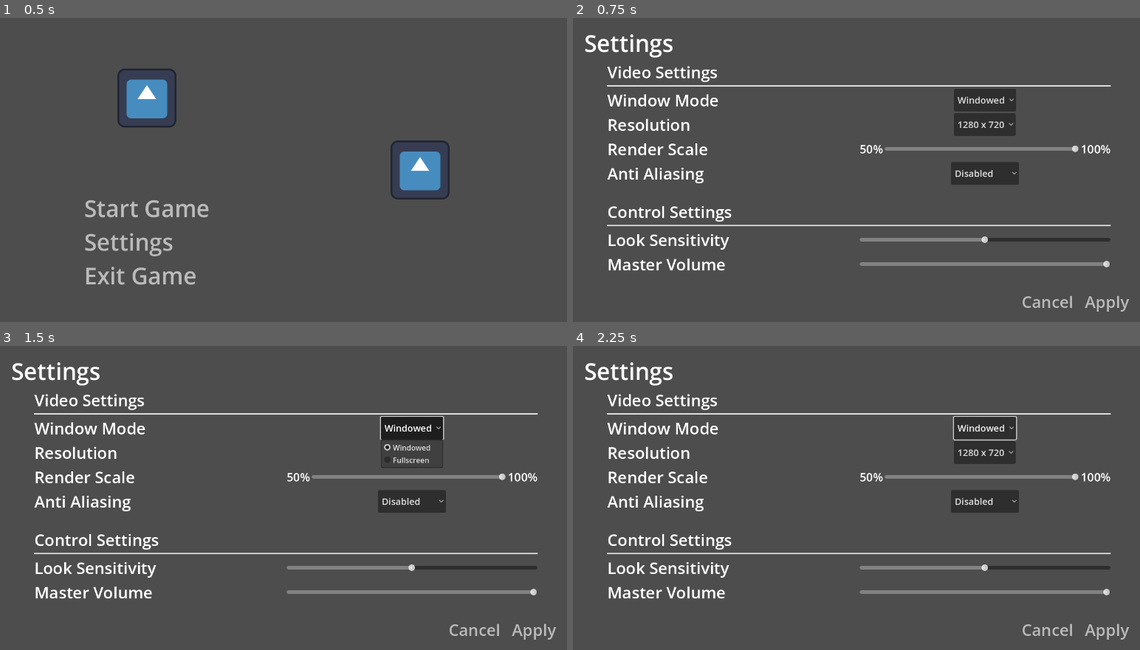
Above: before the commit, frames 1-4 (two rows, left to right).
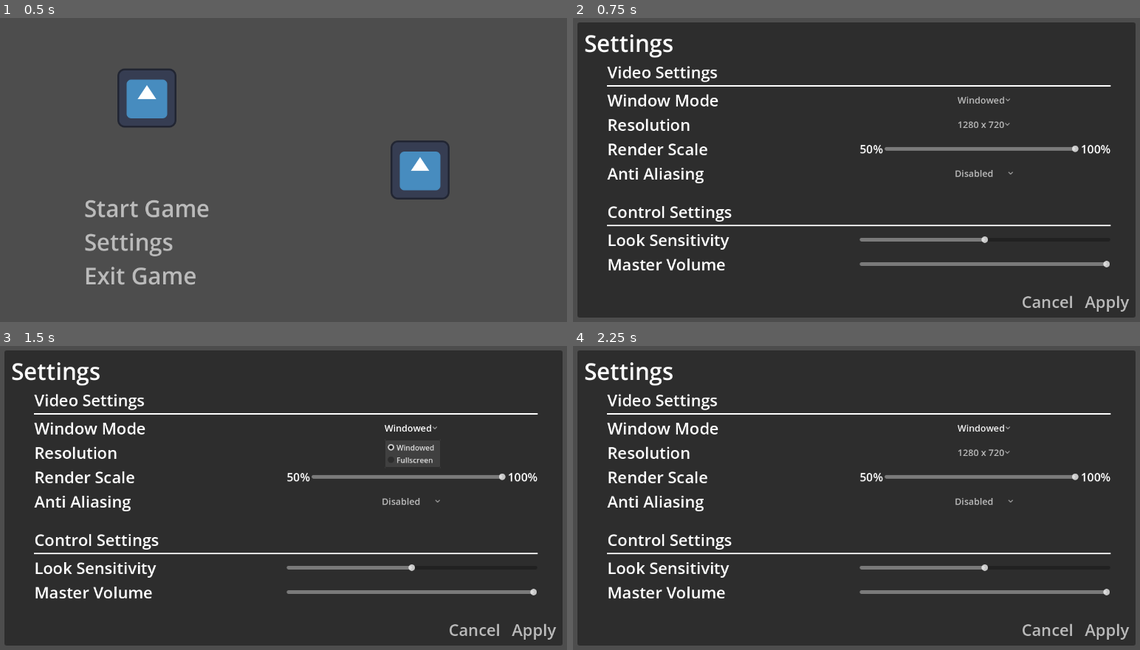
Above: after the commit, the same moments.

Repository: MichaelOdermatt/BasicGameTemplate
Game: Godot game, scene res://Assets/Scenes/TitleScreen.tscn
Same seed, same stepped clock (60 frames per second), same inputs: the game is played once before the commit and once after it. This scene is started directly instead of the project's main scene. The engine's default icon, where the game draws it, is replaced by a stand-in: a white triangle on a blue panel in a dark square.
Inputs:
- Up to frame 1 (0.5 s): no input
- Up to frame 2 (0.75 s): click "Settings" at 0.5 s
- Up to frame 3 (1.5 s): click "Windowed" at 1.25 s
- Up to frame 4 (2.25 s): click "1280 x 720" at 2 s

Frame 1 is identical in both runs. In frame 2, 88% of the frame differs, in the area x 0-100%, y 1-99%; in frame 3, 88%; in frame 4, 88%.

Commit message:
Added pause menu panel

Diff:
--- a/Assets/Scenes/Level1.tscn
+++ b/Assets/Scenes/Level1.tscn
@@ -1,6 +1,7 @@
-[gd_scene load_steps=6 format=3 uid="uid://bqt4p0p1afhyl"]
+[gd_scene load_steps=7 format=3 uid="uid://bqt4p0p1afhyl"]
 
 [ext_resource type="PackedScene" uid="uid://x0bvv5xlt1xx" path="res://Assets/Scenes/Player.tscn" id="1_xrqkf"]
+[ext_resource type="PackedScene" uid="uid://bn6exbnsy5wmc" path="res://Assets/Scenes/Menus/PauseMenu/PauseMenu.tscn" id="2_n08e7"]
 
 [sub_resource type="Environment" id="Environment_ff720"]
 
@@ -34,3 +35,5 @@
 
 [node name="MeshInstance3D" type="MeshInstance3D" parent="StaticBody3D(alsodelete)"]
 mesh = SubResource("BoxMesh_nd3jm")
+
+[node name="PauseMenu" parent="." instance=ExtResource("2_n08e7")]
--- a/Assets/Scenes/Menus/MainMenu/MainMenu.tscn
+++ b/Assets/Scenes/Menus/MainMenu/MainMenu.tscn
@@ -1,12 +1,7 @@
-[gd_scene load_steps=5 format=3 uid="uid://c56nip0c3imtv"]
+[gd_scene load_steps=3 format=3 uid="uid://c56nip0c3imtv"]
 
 [ext_resource type="Texture2D" uid="uid://dl3ran8fuq8j5" path="res://icon.svg" id="1_5s2r5"]
-
-[sub_resource type="StyleBoxEmpty" id="StyleBoxEmpty_p5380"]
-
-[sub_resource type="StyleBoxEmpty" id="StyleBoxEmpty_rlyjr"]
-
-[sub_resource type="StyleBoxEmpty" id="StyleBoxEmpty_b8o1d"]
+[ext_resource type="Theme" uid="uid://cv03kaqa62u25" path="res://Assets/Themes/MenuTheme.tres" id="2_cdgar"]
 
 [node name="MainMenu" type="Control"]
 layout_mode = 3
@@ -42,37 +37,22 @@
 
 [node name="StartGame" type="Button" parent="HBoxContainer/VBoxContainer/VBoxContainer"]
 layout_mode = 2
-theme_override_colors/font_color = Color(0.733333, 0.733333, 0.733333, 1)
+theme = ExtResource("2_cdgar")
 theme_override_font_sizes/font_size = 50
-theme_override_styles/normal = SubResource("StyleBoxEmpty_p5380")
-theme_override_styles/hover = SubResource("StyleBoxEmpty_p5380")
-theme_override_styles/pressed = SubResource("StyleBoxEmpty_p5380")
-theme_override_styles/disabled = SubResource("StyleBoxEmpty_p5380")
-theme_override_styles/focus = SubResource("StyleBoxEmpty_p5380")
 text = "Start Game"
 alignment = 0
 
 [node name="Settings" type="Button" parent="HBoxContainer/VBoxContainer/VBoxContainer"]
 layout_mode = 2
-theme_override_colors/font_color = Color(0.733333, 0.733333, 0.733333, 1)
+theme = ExtResource("2_cdgar")
 theme_override_font_sizes/font_size = 50
-theme_override_styles/normal = SubResource("StyleBoxEmpty_rlyjr")
-theme_override_styles/hover = SubResource("StyleBoxEmpty_rlyjr")
-theme_override_styles/pressed = SubResource("StyleBoxEmpty_rlyjr")
-theme_override_styles/disabled = SubResource("StyleBoxEmpty_rlyjr")
-theme_override_styles/focus = SubResource("StyleBoxEmpty_rlyjr")
 text = "Settings"
 alignment = 0
 
 [node name="ExitGame" type="Button" parent="HBoxContainer/VBoxContainer/VBoxContainer"]
 layout_mode = 2
-theme_override_colors/font_color = Color(0.733333, 0.733333, 0.733333, 1)
+theme = ExtResource("2_cdgar")
 theme_override_font_sizes/font_size = 50
-theme_override_styles/normal = SubResource("StyleBoxEmpty_b8o1d")
-theme_override_styles/hover = SubResource("StyleBoxEmpty_b8o1d")
-theme_override_styles/pressed = SubResource("StyleBoxEmpty_b8o1d")
-theme_override_styles/disabled = SubResource("StyleBoxEmpty_b8o1d")
-theme_override_styles/focus = SubResource("StyleBoxEmpty_b8o1d")
 text = "Exit Game"
 alignment = 0
 
--- /dev/null
+++ b/Assets/Scenes/Menus/PauseMenu/PauseMenu.tscn
@@ -0,0 +1,25 @@
+[gd_scene load_steps=4 format=3 uid="uid://bn6exbnsy5wmc"]
+
+[ext_resource type="PackedScene" uid="uid://cu1u47how3mx0" path="res://Assets/Scenes/Menus/SettingsMenu.tscn" id="1_6ihg8"]
+[ext_resource type="PackedScene" uid="uid://ns45imr8o6r6" path="res://Assets/Scenes/Menus/PauseMenu/PauseMenuPanel.tscn" id="1_akmxf"]
+[ext_resource type="Script" path="res://Assets/Scripts/Menus/PauseMenu/PauseMenu.gd" id="1_kf8nb"]
+
+[node name="PauseMenu" type="MarginContainer"]
+anchors_preset = 15
+anchor_right = 1.0
+anchor_bottom = 1.0
+grow_horizontal = 2
+grow_vertical = 2
+theme_override_constants/margin_left = 50
+theme_override_constants/margin_top = 50
+theme_override_constants/margin_right = 50
+theme_override_constants/margin_bottom = 50
+script = ExtResource("1_kf8nb")
+
+[node name="SettingsMenu" parent="." instance=ExtResource("1_6ihg8")]
+visible = false
+layout_mode = 2
+
+[node name="PauseMenuPanel" parent="." instance=ExtResource("1_akmxf")]
+visible = false
+layout_mode = 2
--- /dev/null
+++ b/Assets/Scenes/Menus/PauseMenu/PauseMenuPanel.tscn
@@ -0,0 +1,66 @@
+[gd_scene load_steps=3 format=3 uid="uid://ns45imr8o6r6"]
+
+[ext_resource type="Theme" uid="uid://cv03kaqa62u25" path="res://Assets/Themes/MenuTheme.tres" id="1_6or6p"]
+[ext_resource type="Script" path="res://Assets/Scripts/Menus/PauseMenuPanel.gd" id="1_ume8l"]
+
+[node name="PauseMenuPanel" type="Control"]
+layout_mode = 3
+anchors_preset = 15
+anchor_right = 1.0
+anchor_bottom = 1.0
+grow_horizontal = 2
+grow_vertical = 2
+script = ExtResource("1_ume8l")
+
+[node name="CenterContainer" type="CenterContainer" parent="."]
+layout_mode = 1
+anchors_preset = 15
+anchor_right = 1.0
+anchor_bottom = 1.0
+grow_horizontal = 2
+grow_vertical = 2
+
+[node name="Panel" type="PanelContainer" parent="CenterContainer"]
+layout_mode = 2
+theme = ExtResource("1_6or6p")
+
+[node name="VBoxContainer" type="VBoxContainer" parent="CenterContainer/Panel"]
+layout_mode = 2
+
+[node name="MarginContainer" type="MarginContainer" parent="CenterContainer/Panel/VBoxContainer"]
+layout_mode = 2
+theme_override_constants/margin_bottom = 10
+
+[node name="Label" type="Label" parent="CenterContainer/Panel/VBoxContainer/MarginContainer"]
+layout_mode = 2
+theme = ExtResource("1_6or6p")
+theme_override_font_sizes/font_size = 50
+text = "Paused"
+horizontal_alignment = 1
+
+[node name="VBoxContainer" type="VBoxContainer" parent="CenterContainer/Panel/VBoxContainer"]
+layout_mode = 2
+
+[node name="Resume" type="Button" parent="CenterContainer/Panel/VBoxContainer/VBoxContainer"]
+layout_mode = 2
+theme = ExtResource("1_6or6p")
+theme_override_font_sizes/font_size = 40
+text = "Resume"
+
+[node name="Settings" type="Button" parent="CenterContainer/Panel/VBoxContainer/VBoxContainer"]
+layout_mode = 2
+theme = ExtResource("1_6or6p")
+theme_override_font_sizes/font_size = 40
+text = "Settings"
+
+[node name="TitleScreen" type="Button" parent="CenterContainer/Panel/VBoxContainer/VBoxContainer"]
+layout_mode = 2
+theme = ExtResource("1_6or6p")
+theme_override_font_sizes/font_size = 40
+text = "Title Screen"
+
+[node name="ExitGame" type="Button" parent="CenterContainer/Panel/VBoxContainer/VBoxContainer"]
+layout_mode = 2
+theme = ExtResource("1_6or6p")
+theme_override_font_sizes/font_size = 40
+text = "Exit Game"
--- a/Assets/Scenes/Menus/SettingsMenu.tscn
+++ b/Assets/Scenes/Menus/SettingsMenu.tscn
@@ -1,33 +1,23 @@
-[gd_scene load_steps=4 format=3 uid="uid://cu1u47how3mx0"]
-
-[sub_resource type="StyleBoxLine" id="StyleBoxLine_urfyb"]
-color = Color(0.866667, 0.866667, 0.866667, 1)
-thickness = 3
-
-[sub_resource type="StyleBoxLine" id="StyleBoxLine_l5khv"]
-color = Color(0.866667, 0.866667, 0.866667, 1)
-thickness = 3
-
-[sub_resource type="StyleBoxEmpty" id="StyleBoxEmpty_w7knb"]
-
-[node name="SettingsMenu" type="Control"]
-layout_mode = 3
+[gd_scene load_steps=3 format=3 uid="uid://cu1u47how3mx0"]
+
+[ext_resource type="Theme" uid="uid://cv03kaqa62u25" path="res://Assets/Themes/MenuTheme.tres" id="1_782ts"]
+[ext_resource type="Script" path="res://Assets/Scripts/Menus/SettingsMenu/SettingsMenu.gd" id="2_fibma"]
+
+[node name="SettingsMenu" type="PanelContainer"]
 anchors_preset = 15
 anchor_right = 1.0
 anchor_bottom = 1.0
 grow_horizontal = 2
 grow_vertical = 2
+theme = ExtResource("1_782ts")
+script = ExtResource("2_fibma")
 
 [node name="VBoxContainer" type="VBoxContainer" parent="."]
-layout_mode = 1
-anchors_preset = 15
-anchor_right = 1.0
-anchor_bottom = 1.0
-grow_horizontal = 2
-grow_vertical = 2
+layout_mode = 2
 
 [node name="Label" type="Label" parent="VBoxContainer"]
 layout_mode = 2
+theme = ExtResource("1_782ts")
 theme_override_font_sizes/font_size = 50
 text = "Settings"
 
@@ -54,12 +44,13 @@
 
 [node name="Label" type="Label" parent="VBoxContainer/Settings/MarginContainer/VBoxContainer/VideoSettings/VBoxContainer"]
 layout_mode = 2
+theme = ExtResource("1_782ts")
 theme_override_font_sizes/font_size = 35
 text = "Video Settings"
 
 [node name="HSeparator2" type="HSeparator" parent="VBoxContainer/Settings/MarginContainer/VBoxContainer/VideoSettings/VBoxContainer"]
 layout_mode = 2
-theme_override_styles/separator = SubResource("StyleBoxLine_urfyb")
+theme = ExtResource("1_782ts")
 
 [node name="WindowMode" type="HBoxContainer" parent="VBoxContainer/Settings/MarginContainer/VBoxContainer/VideoSettings/VBoxContainer"]
 layout_mode = 2
@@ -67,12 +58,14 @@
 [node name="Label" type="Label" parent="VBoxContainer/Settings/MarginContainer/VBoxContainer/VideoSettings/VBoxContainer/WindowMode"]
 layout_mode = 2
 size_flags_horizontal = 3
+theme = ExtResource("1_782ts")
 theme_override_font_sizes/font_size = 35
 text = "Window Mode"
 
 [node name="WindowModeOptions" type="OptionButton" parent="VBoxContainer/Settings/MarginContainer/VBoxContainer/VideoSettings/VBoxContainer/WindowMode"]
 layout_mode = 2
 size_flags_horizontal = 6
+theme = ExtResource("1_782ts")
 theme_override_font_sizes/font_size = 20
 
 [node name="Resolution" type="HBoxContainer" parent="VBoxContainer/Settings/MarginContainer/VBoxContainer/VideoSettings/VBoxContainer"]
@@ -81,12 +74,14 @@
 [node name="Label" type="Label" parent="VBoxContainer/Settings/MarginContainer/VBoxContainer/VideoSettings/VBoxContainer/Resolution"]
 layout_mode = 2
 size_flags_horizontal = 3
+theme = ExtResource("1_782ts")
 theme_override_font_sizes/font_size = 35
 text = "Resolution"
 
 [node name="ResolutionOptions" type="OptionButton" parent="VBoxContainer/Settings/MarginContainer/VBoxContainer/VideoSettings/VBoxContainer/Resolution"]
 layout_mode = 2
 size_flags_horizontal = 6
+theme = ExtResource("1_782ts")
 theme_override_font_sizes/font_size = 20
 
 [node name="RenderScale" type="HBoxContainer" parent="VBoxContainer/Settings/MarginContainer/VBoxContainer/VideoSettings/VBoxContainer"]
@@ -95,6 +90,7 @@
 [node name="Label" type="Label" parent="VBoxContainer/Settings/MarginContainer/VBoxContainer/VideoSettings/VBoxContainer/RenderScale"]
 layout_mode = 2
 size_flags_horizontal = 3
+theme = ExtResource("1_782ts")
 theme_override_font_sizes/font_size = 35
 text = "Render Scale"
 
@@ -104,6 +100,7 @@
 
 [node name="Label2" type="Label" parent="VBoxContainer/Settings/MarginContainer/VBoxContainer/VideoSettings/VBoxContainer/RenderScale/HBoxContainer"]
 layout_mode = 2
+theme = ExtResource("1_782ts")
 theme_override_font_sizes/font_size = 25
 text = "50%"
 
@@ -111,6 +108,7 @@
 layout_mode = 2
 size_flags_horizontal = 3
 size_flags_vertical = 1
+theme = ExtResource("1_782ts")
 min_value = 0.5
 max_value = 1.0
 step = 0.05
@@ -118,6 +116,7 @@
 
 [node name="Label" type="Label" parent="VBoxContainer/Settings/MarginContainer/VBoxContainer/VideoSettings/VBoxContainer/RenderScale/HBoxContainer"]
 layout_mode = 2
+theme = ExtResource("1_782ts")
 theme_override_font_sizes/font_size = 25
 text = "100%"
 
@@ -143,12 +142,13 @@
 
 [node name="Label2" type="Label" parent="VBoxContainer/Settings/MarginContainer/VBoxContainer/ControlSettings/VBoxContainer2"]
 layout_mode = 2
+theme = ExtResource("1_782ts")
 theme_override_font_sizes/font_size = 35
 text = "Control Settings"
 
 [node name="HSeparator" type="HSeparator" parent="VBoxContainer/Settings/MarginContainer/VBoxContainer/ControlSettings/VBoxContainer2"]
 layout_mode = 2
-theme_override_styles/separator = SubResource("StyleBoxLine_l5khv")
+theme = ExtResource("1_782ts")
 
 [node name="LookSensitivity" type="HBoxContainer" parent="VBoxContainer/Settings/MarginContainer/VBoxContainer/ControlSettings/VBoxContainer2"]
 layout_mode = 2
@@ -156,6 +156,7 @@
 [node name="Label" type="Label" parent="VBoxContainer/Settings/MarginContainer/VBoxContainer/ControlSettings/VBoxContainer2/LookSensitivity"]
 layout_mode = 2
 size_flags_horizontal = 3
+theme = ExtResource("1_782ts")
 theme_override_font_sizes/font_size = 35
 text = "Look Sensitivity"
 
@@ -163,6 +164,7 @@
 layout_mode = 2
 size_flags_horizontal = 3
 size_flags_vertical = 1
+theme = ExtResource("1_782ts")
 max_value = 1.0
 step = 0.01
 value = 0.5
@@ -173,6 +175,7 @@
 [node name="Label" type="Label" parent="VBoxContainer/Settings/MarginContainer/VBoxContainer/ControlSettings/VBoxContainer2/MasterVolume"]
 layout_mode = 2
 size_flags_horizontal = 3
+theme = ExtResource("1_782ts")
 theme_override_font_sizes/font_size = 35
 text = "Master Volume"
 
@@ -180,6 +183,7 @@
 layout_mode = 2
 size_flags_horizontal = 3
 size_flags_vertical = 1
+theme = ExtResource("1_782ts")
 max_value = 1.0
 step = 0.05
 value = 1.0
@@ -196,22 +200,12 @@
 
 [node name="Cancel" type="Button" parent="VBoxContainer/CancelAndApply/HBoxContainer"]
 layout_mode = 2
-theme_override_colors/font_color = Color(0.733333, 0.733333, 0.733333, 1)
-theme_override_font_sizes/font_size = 35
-theme_override_styles/normal = SubResource("StyleBoxEmpty_w7knb")
-theme_override_styles/hover = SubResource("StyleBoxEmpty_w7knb")
-theme_override_styles/pressed = SubResource("StyleBoxEmpty_w7knb")
-theme_override_styles/disabled = SubResource("StyleBoxEmpty_w7knb")
-theme_override_styles/focus = SubResource("StyleBoxEmpty_w7knb")
+theme = ExtResource("1_782ts")
+theme_override_font_sizes/font_size = 35
 text = "Cancel"
 
 [node name="Apply" type="Button" parent="VBoxContainer/CancelAndApply/HBoxContainer"]
 layout_mode = 2
-theme_override_colors/font_color = Color(0.733333, 0.733333, 0.733333, 1)
-theme_override_font_sizes/font_size = 35
-theme_override_styles/normal = SubResource("StyleBoxEmpty_w7knb")
-theme_override_styles/hover = SubResource("StyleBoxEmpty_w7knb")
-theme_override_styles/pressed = SubResource("StyleBoxEmpty_w7knb")
-theme_override_styles/disabled = SubResource("StyleBoxEmpty_w7knb")
-theme_override_styles/focus = SubResource("StyleBoxEmpty_w7knb")
+theme = ExtResource("1_782ts")
+theme_override_font_sizes/font_size = 35
 text = "Apply"
--- a/Assets/Scenes/TitleScreen.tscn
+++ b/Assets/Scenes/TitleScreen.tscn
@@ -1,10 +1,9 @@
-[gd_scene load_steps=6 format=3 uid="uid://db6vhnajpexm5"]
+[gd_scene load_steps=5 format=3 uid="uid://db6vhnajpexm5"]
 
 [ext_resource type="Script" path="res://Assets/Scripts/TitleScreen.gd" id="1_7765a"]
 [ext_resource type="PackedScene" uid="uid://c56nip0c3imtv" path="res://Assets/Scenes/Menus/MainMenu/MainMenu.tscn" id="1_nlldt"]
 [ext_resource type="Script" path="res://Assets/Scripts/Menus/MainMenu.gd" id="2_4x8au"]
 [ext_resource type="PackedScene" uid="uid://cu1u47how3mx0" path="res://Assets/Scenes/Menus/SettingsMenu.tscn" id="2_kpp6g"]
-[ext_resource type="Script" path="res://Assets/Scripts/Menus/SettingsMenu/SettingsMenu.gd" id="3_dafcf"]
 
 [node name="TitleScreen" type="MarginContainer"]
 anchors_preset = 15
@@ -25,4 +24,3 @@
 [node name="SettingsMenu" parent="." instance=ExtResource("2_kpp6g")]
 visible = false
 layout_mode = 2
-script = ExtResource("3_dafcf")
--- /dev/null
+++ b/Assets/Scripts/Menus/PauseMenu/PauseMenu.gd
@@ -0,0 +1,4 @@
+extends MarginContainer
+
+@onready var settings_menu = $SettingsMenu;
+@onready var pause_menu_panel = $PauseMenuPanel;
--- /dev/null
+++ b/Assets/Scripts/Menus/PauseMenu/PauseMenuPanel.gd
@@ -0,0 +1,8 @@
+extends Control
+
+## This script handles all internal logic for the pause menu panel.
+
+@onready var resume_game_btn: Button = $CenterContainer/Panel/VBoxContainer/VBoxContainer/Resume;
+@onready var settings_btn: Button = $CenterContainer/Panel/VBoxContainer/VBoxContainer/Settings;
+@onready var title_screen_btn: Button = $CenterContainer/Panel/VBoxContainer/VBoxContainer/TitleScreen;
+@onready var quit_game_btn: Button = $CenterContainer/Panel/VBoxContainer/VBoxContainer/ExitGame;
--- /dev/null
+++ b/Assets/Themes/MenuTheme.tres
@@ -0,0 +1,28 @@
+[gd_resource type="Theme" load_steps=4 format=3 uid="uid://cv03kaqa62u25"]
+
+[sub_resource type="StyleBoxEmpty" id="StyleBoxEmpty_y1tbj"]
+
+[sub_resource type="StyleBoxLine" id="StyleBoxLine_wbf71"]
+color = Color(1, 1, 1, 1)
+thickness = 3
+
+[sub_resource type="StyleBoxFlat" id="StyleBoxFlat_kgkky"]
+bg_color = Color(0.0941176, 0.0941176, 0.0941176, 0.607843)
+corner_radius_top_left = 5
+corner_radius_top_right = 5
+corner_radius_bottom_right = 5
+corner_radius_bottom_left = 5
+expand_margin_left = 15.0
+expand_margin_top = 10.0
+expand_margin_right = 15.0
+expand_margin_bottom = 10.0
+
+[resource]
+Button/colors/font_color = Color(0.733333, 0.733333, 0.733333, 1)
+Button/styles/disabled = SubResource("StyleBoxEmpty_y1tbj")
+Button/styles/focus = SubResource("StyleBoxEmpty_y1tbj")
+Button/styles/hover = SubResource("StyleBoxEmpty_y1tbj")
+Button/styles/normal = SubResource("StyleBoxEmpty_y1tbj")
+Button/styles/pressed = SubResource("StyleBoxEmpty_y1tbj")
+HSeparator/styles/separator = SubResource("StyleBoxLine_wbf71")
+PanelContainer/styles/panel = SubResource("StyleBoxFlat_kgkky")
